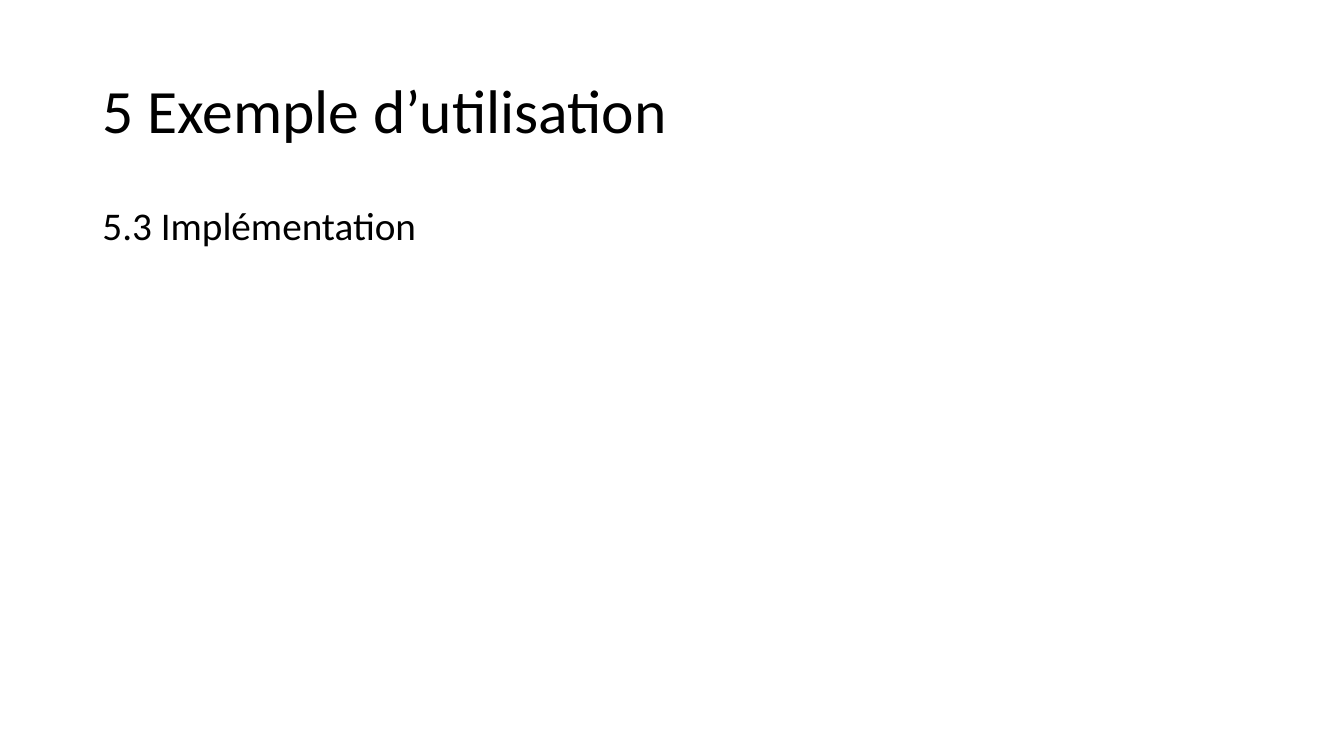
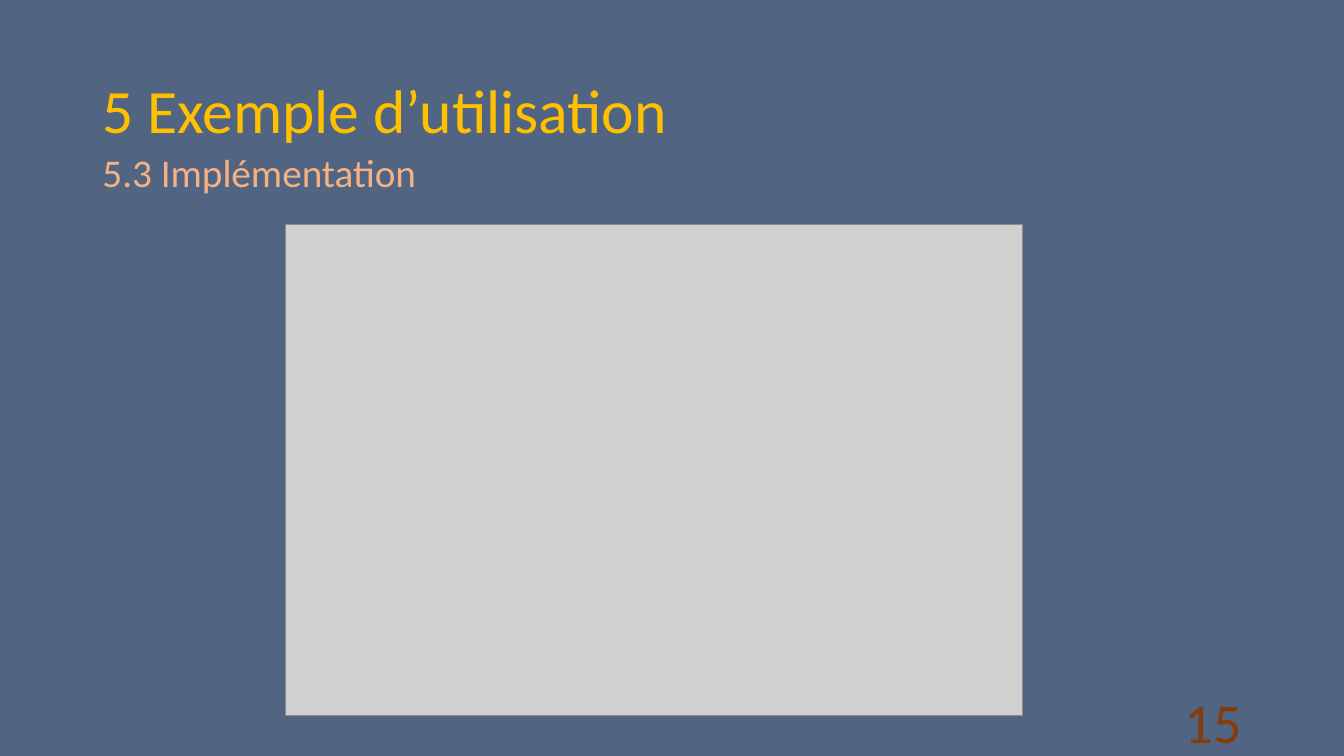
Before and after one commit to D-CRAVO/FORMATION-CDA-2210, a slide deck: slide 15 of 106_DesignPattern/Cours/Observateur/Observateur.pptx. Drawn at 1344x756 pixels with LibreOffice and Linux fonts; fonts in the diff are those of the drawing; grey boxes stand for pictures. Boxes give left, top, right and bottom in pixels: in the first picture for what was removed or moved away, otherwise in the second. Text is boxed around its words. In the diff, an @@ line names an element or a change of style, - is before the commit and + after.

```diff
--- a/106_DesignPattern/Cours/Observateur/Observateur.pptx
+++ b/106_DesignPattern/Cours/Observateur/Observateur.pptx
@@ background #FFFFFF to #526582 @@
@@ title "5 Exemple d’utilisation" at box(102, 90, 666, 143): text colour #000000 to #FFC000 @@
@@ text "5.3 Implémentation": place and size @@
-text "5.3 Implémentation" at box(102, 212, 416, 247)
+text "5.3 Implémentation" at box(102, 160, 416, 194)
@@ text "5.3 Implémentation" at box(102, 160, 416, 194): text colour #000000 to #F4B183 @@
@@ picture added at box(285, 225, 1022, 717) @@
@@ page number added at box(1185, 707, 1242, 744), 40 pt, text #843C0B @@
+15
```
Also in this commit, not shown: 23 other slides changed, 1 slide added.
